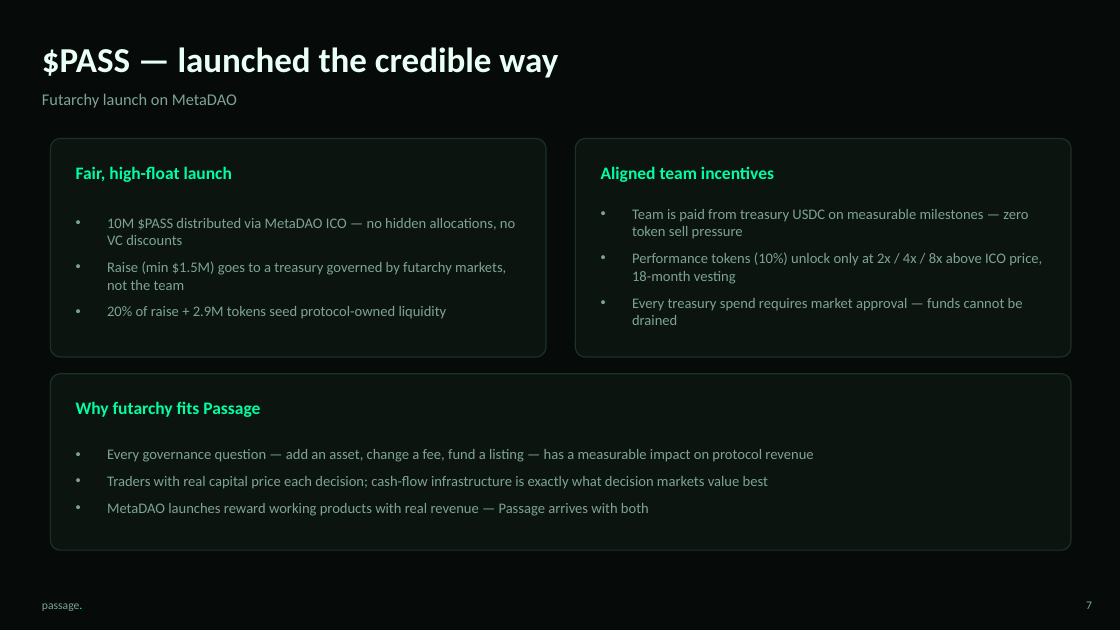
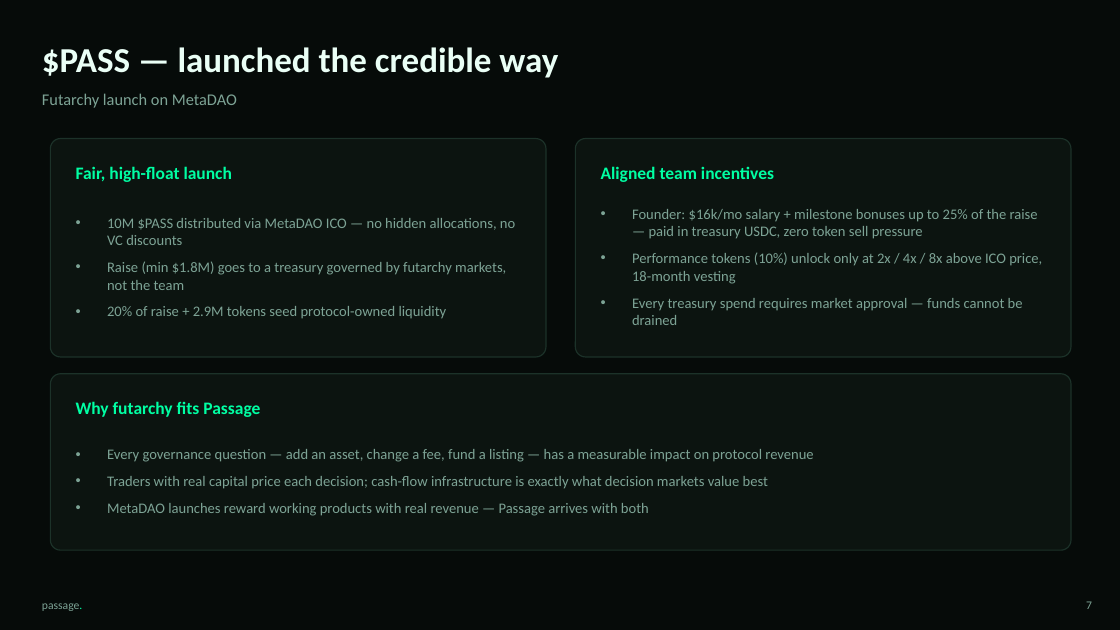
Before and after one commit to SewnRetirement/Passage-Protocol, a slide deck: slide 7 of assets/passage-deck.pptx. Drawn at 1120x630 pixels with LibreOffice and Linux fonts; fonts in the diff are those of the drawing. Boxes give left, top, right and bottom in pixels: in the first picture for what was removed or moved away, otherwise in the second. Text is boxed around its words. In the diff, an @@ line names an element or a change of style, - is before the commit and + after.

```diff
--- a/assets/passage-deck.pptx
+++ b/assets/passage-deck.pptx
@@ text at box(632, 209, 1038, 239): text changed @@
-• Team is paid from treasury USDC on measurable milestones — zero token sell pressure
+• Founder: $16k/mo salary + milestone bonuses up to 25% of the raise — paid in treasury USDC, zero token sell pressure
@@ text at box(107, 261, 506, 290): text changed @@
-• Raise (min $1.5M) goes to a treasury governed by futarchy markets, not the team
+• Raise (min $1.8M) goes to a treasury governed by futarchy markets, not the team
```
Also in this commit, not shown: 2 other slides changed, 1 slide added, 1 other file.
